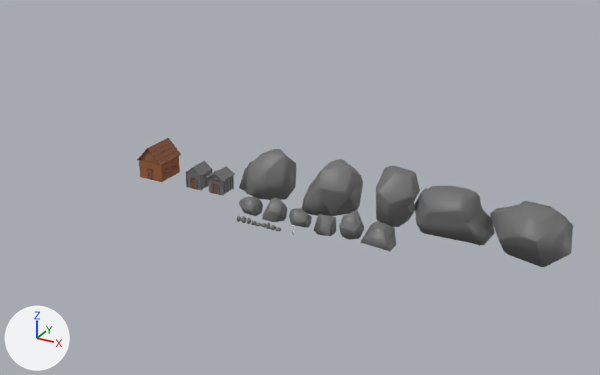
The Blender file Modelos/Cenario Cowboy/breder semestre2 semana 5.blend: old version first, new version second.
Camera for both pictures: a 50 mm lens placed at (72.6, -109.9, 63.9), pointed at (5.5, 12.2, 2.9). The axes (+X, +Y, +Z) are drawn at lower left. The lights are the same throughout.

In view in the first picture: 'CasaDoCoveiro', 'Cripta1', 'Cripta2', 'PedraMedia.006', 'PedraMedia.007', 'PedraMedia.008', 'PedraMedia.009', 'PedraMedia.010', 'PedraMedia.1', 'PedraMedia.2', 'PedraMedia.3', 'PedraMedia.4', 'PedraMedia.5', 'PedraMedia.6', 'PedraPequena.7'.
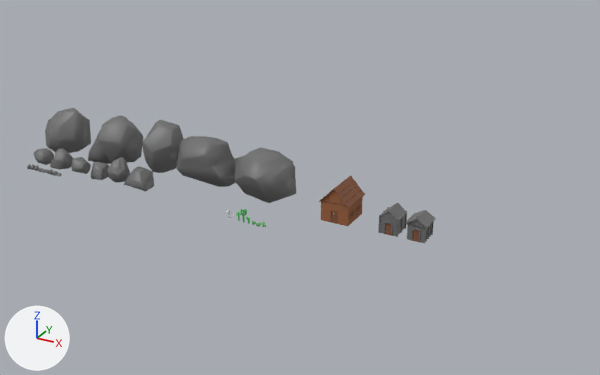
What differs and where, as boxes [x1, y1, x2, y2] in the pictures (600 x 375 px):
'PedraMedia.010', moved: before [490, 201, 573, 267]; after [235, 147, 296, 203]
'PedraMedia.009', moved: before [415, 186, 495, 246]; after [176, 136, 236, 187]
'PedraMedia.007', moved: before [302, 159, 363, 216]; after [88, 115, 143, 164]
'PedraMedia.006', moved: before [239, 149, 296, 200]; after [45, 108, 91, 153]
'PedraMedia.008', moved: before [376, 165, 420, 227]; after [142, 120, 184, 173]
'CasaDoCoveiro', moved: before [137, 138, 181, 182]; after [319, 176, 365, 226]
'Cripta2', moved: before [206, 166, 235, 196]; after [406, 210, 436, 243]
'Cripta1', moved: before [185, 160, 213, 191]; after [378, 203, 407, 237]
'PedraMedia.6', moved: before [361, 221, 396, 251]; after [124, 166, 154, 191]
'PedraMedia.5', moved: before [339, 210, 364, 240]; after [107, 157, 130, 183]
'PedraMedia.2', moved: before [262, 198, 287, 222]; after [50, 148, 73, 169]
'PedraMedia.4', moved: before [314, 214, 336, 236]; after [90, 161, 109, 180]
'PedraMedia.1', moved: before [239, 197, 263, 216]; after [34, 148, 54, 165]
'PedraMedia.3', moved: before [289, 208, 312, 228]; after [72, 157, 91, 174]
'cowboy', moved: before [287, 225, 296, 235]; after [225, 210, 232, 219]
'Cactus5', added: after [240, 209, 247, 223]
'PedraPequena.7', moved: before [266, 222, 271, 229]; after [49, 169, 53, 175]

Patch to the scene script:
```diff
--- a/Modelos/Cenario Cowboy/breder semestre2 semana 5.blend.py
+++ b/Modelos/Cenario Cowboy/breder semestre2 semana 5.blend.py
@@ ob_cowboy @@
 ob_cowboy = bpy.data.objects.new('cowboy', me_cowboy)
-ob_cowboy.location = (10.8, 0.0, 0.0)
+ob_cowboy.location = (-2.0, 0.0, 0.0)
@@ ob_casadocoveiro @@
 ob_casadocoveiro = bpy.data.objects.new('CasaDoCoveiro', me_casadocoveiro)
-ob_casadocoveiro.location = (-25.0, 10.0, 0.0)
+ob_casadocoveiro.location = (15.0, 10.0, 0.0)
@@ ob_cripta1 @@
 ob_cripta1 = bpy.data.objects.new('Cripta1', me_cripta1)
-ob_cripta1.location = (-15.0, 10.0, 0.0)
+ob_cripta1.location = (25.0, 10.0, 0.0)
@@ ob_cripta2 @@
 ob_cripta2 = bpy.data.objects.new('Cripta2', me_cripta2)
-ob_cripta2.location = (-10.0, 10.0, 0.0)
+ob_cripta2.location = (30.0, 10.0, 0.0)
@@ ob_pedrapequena_7 @@
 ob_pedrapequena_7 = bpy.data.objects.new('PedraPequena.7', me_cube_019)
-ob_pedrapequena_7.location = (6.0, 0.0, 0.0)
+ob_pedrapequena_7.location = (-44.0, 0.0, 0.0)
@@ ob_pedramedia_1 @@
 ob_pedramedia_1 = bpy.data.objects.new('PedraMedia.1', me_cube_010)
-ob_pedramedia_1.location = (0.0, 4.0, 0.0)
+ob_pedramedia_1.location = (-50.0, 4.0, 0.0)
@@ ob_pedramedia_2 @@
 ob_pedramedia_2 = bpy.data.objects.new('PedraMedia.2', me_cube_009)
-ob_pedramedia_2.location = (5.0, 4.0, 0.0)
+ob_pedramedia_2.location = (-45.0, 4.0, 0.0)
@@ ob_pedramedia_3 @@
 ob_pedramedia_3 = bpy.data.objects.new('PedraMedia.3', me_cube_008)
-ob_pedramedia_3.location = (10.0, 4.0, 0.0)
+ob_pedramedia_3.location = (-40.0, 4.0, 0.0)
@@ ob_pedramedia_4 @@
 ob_pedramedia_4 = bpy.data.objects.new('PedraMedia.4', me_cube_007)
-ob_pedramedia_4.location = (15.0, 4.0, 0.0)
+ob_pedramedia_4.location = (-35.0, 4.0, 0.0)
@@ ob_pedramedia_5 @@
 ob_pedramedia_5 = bpy.data.objects.new('PedraMedia.5', me_cube_006)
-ob_pedramedia_5.location = (20.0, 4.0, 0.0)
+ob_pedramedia_5.location = (-30.0, 4.0, 0.0)
@@ ob_pedramedia_6 @@
 ob_pedramedia_6 = bpy.data.objects.new('PedraMedia.6', me_cube_017)
-ob_pedramedia_6.location = (25.0, 4.0, 0.0)
+ob_pedramedia_6.location = (-25.0, 4.0, 0.0)
@@ ob_pedramedia_006 @@
 ob_pedramedia_006 = bpy.data.objects.new('PedraMedia.006', me_cube_011)
-ob_pedramedia_006.location = (0.0, 13.0, 0.0)
+ob_pedramedia_006.location = (-50.0, 13.0, 0.0)
@@ ob_pedramedia_007 @@
 ob_pedramedia_007 = bpy.data.objects.new('PedraMedia.007', me_cube_012)
-ob_pedramedia_007.location = (12.0, 13.0, 0.0)
+ob_pedramedia_007.location = (-38.0, 13.0, 0.0)
@@ ob_pedramedia_008 @@
 ob_pedramedia_008 = bpy.data.objects.new('PedraMedia.008', me_cube_013)
-ob_pedramedia_008.location = (24.0, 13.0, 0.0)
+ob_pedramedia_008.location = (-26.0, 13.0, 0.0)
@@ ob_pedramedia_009 @@
 ob_pedramedia_009 = bpy.data.objects.new('PedraMedia.009', me_cube_014)
-ob_pedramedia_009.location = (36.0, 13.0, 0.0)
+ob_pedramedia_009.location = (-14.0, 13.0, 0.0)
@@ ob_pedramedia_010 @@
 ob_pedramedia_010 = bpy.data.objects.new('PedraMedia.010', me_cube_015)
-ob_pedramedia_010.location = (48.0, 13.0, 0.0)
+ob_pedramedia_010.location = (-2.0, 13.0, 0.0)
@@ ob_cactus5 @@
+ob_cactus5 = bpy.data.objects.new('Cactus5', me_cylinder_001)  # 422 vertices, 373 faces; spans x -0.77..0.64, y -0.31..0.68, z 0.0..2.73; in mat_material_verde_001 (green #46ba55), mat_material_espinho (beige #ae9088)
+ob_cactus5.location = (1.0, 0.0, 0.0)
```
